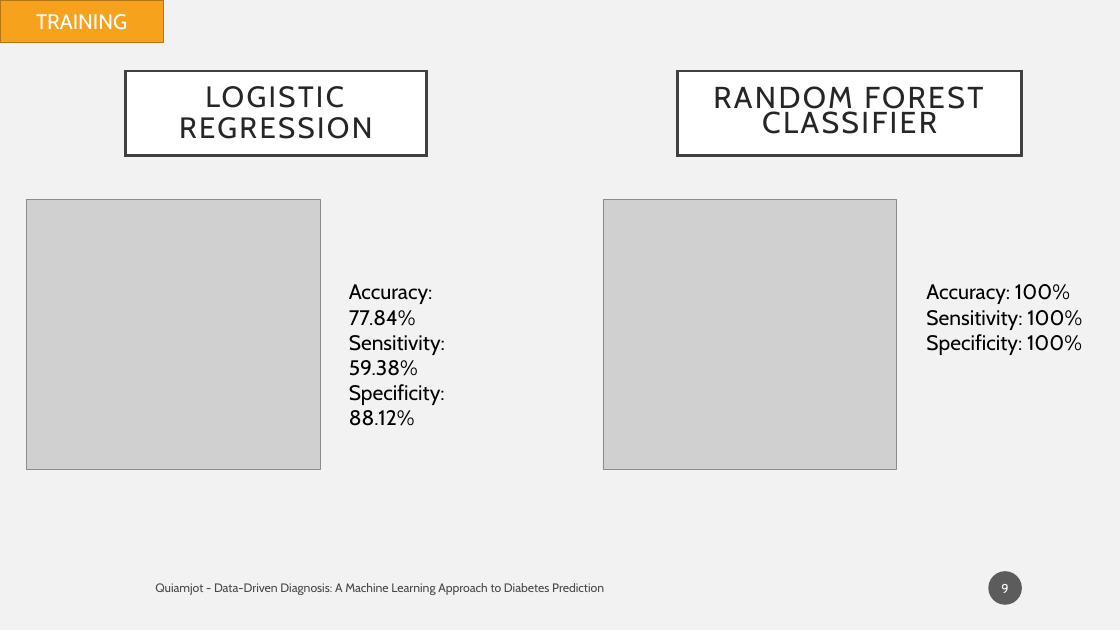
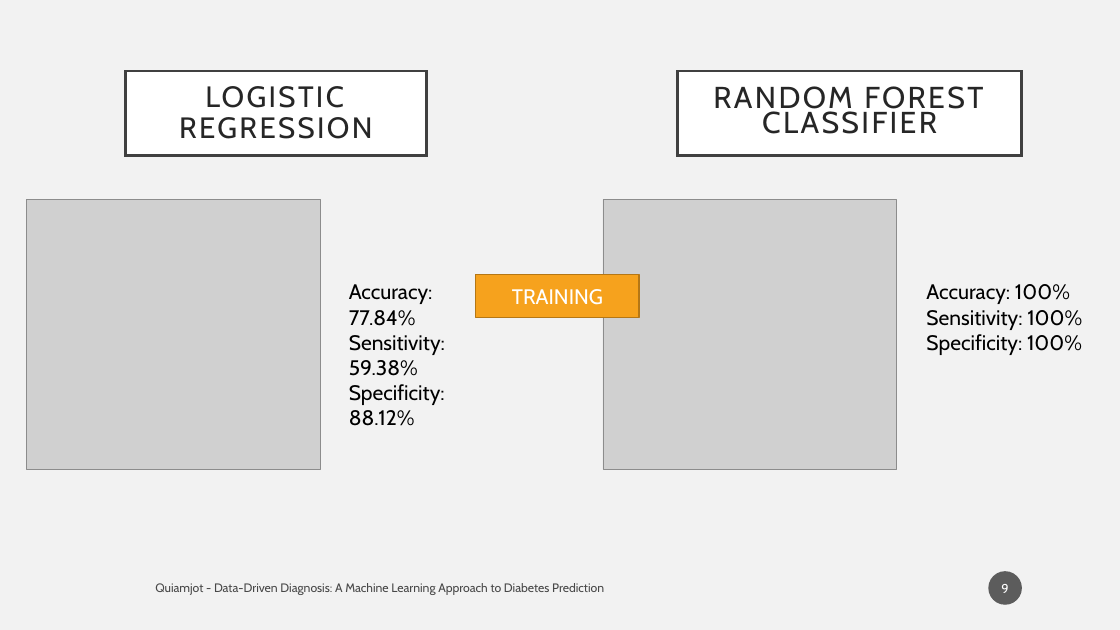
Before and after one commit to aiquiamjot/App_Physics157, a slide deck: slide 9 of coding project/presentation.pptx. Drawn at 1120x630 pixels with LibreOffice and Linux fonts; fonts in the diff are those of the drawing; grey boxes stand for pictures. Boxes give left, top, right and bottom in pixels: in the first picture for what was removed or moved away, otherwise in the second. Text is boxed around its words. In the diff, an @@ line names an element or a change of style, - is before the commit and + after.

```diff
--- a/coding project/presentation.pptx
+++ b/coding project/presentation.pptx
@@ rectangle "TRAINING" moved from (x1=0, y1=0, x2=163, y2=43) to (x1=476, y1=275, x2=639, y2=318) @@
```
Also in this commit, not shown: 3 other slides changed, 3 slides added, 1 other file.
